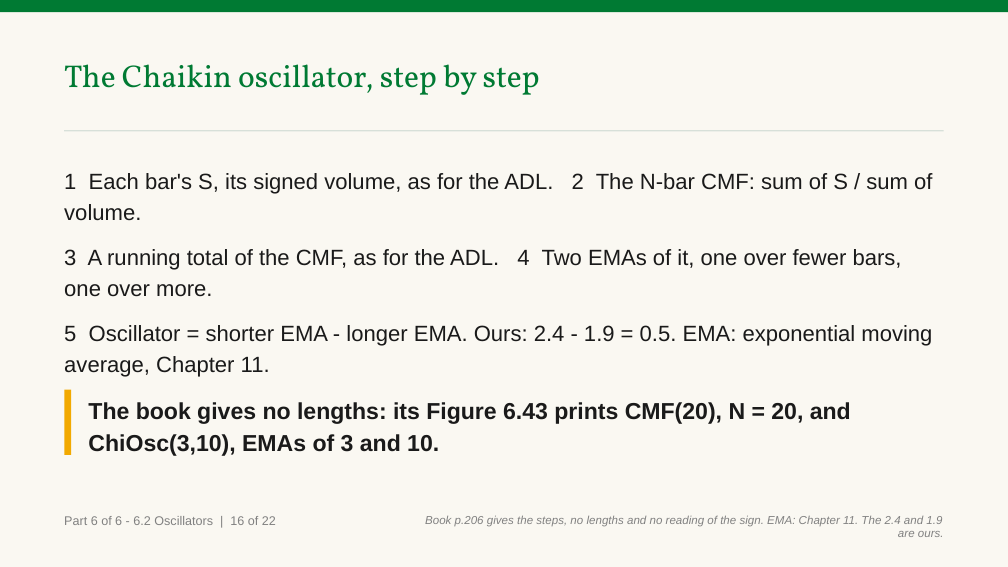
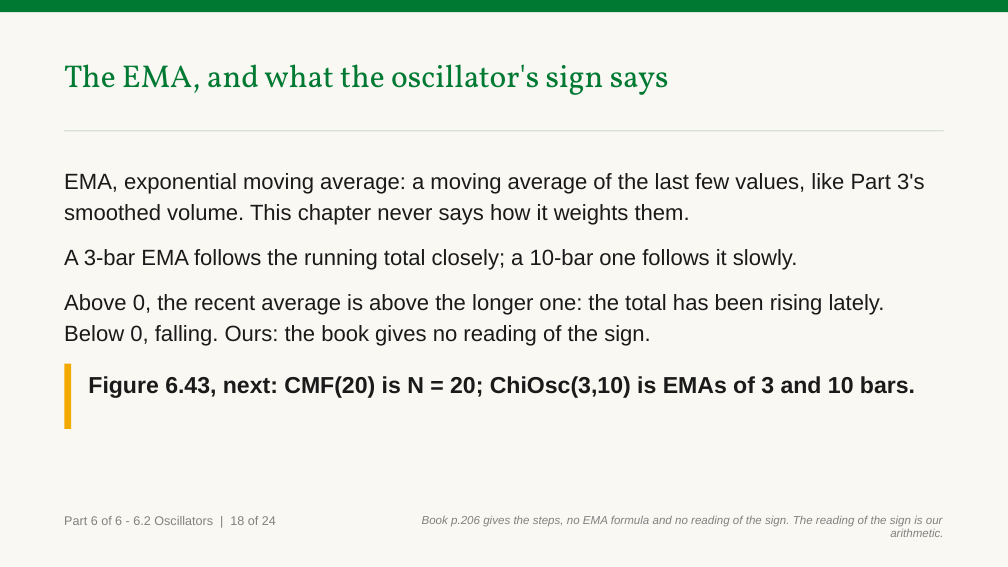
Before and after one commit to benjiesotelo-sudo/Telos_FIN1209, a slide deck: slide 161 of chapter-06/FIN1209-Chapter-06.pptx (slide 159 before the commit). Drawn at 1008x567 pixels with LibreOffice and Linux fonts; fonts in the diff are those of the drawing. Boxes give left, top, right and bottom in pixels: in the first picture for what was removed or moved away, otherwise in the second. Text is boxed around its words. In the diff, an @@ line names an element or a change of style, - is before the commit and + after.

```diff
--- a/chapter-06/FIN1209-Chapter-06.pptx
+++ b/chapter-06/FIN1209-Chapter-06.pptx
@@ text at (64,64,669,95): text changed @@
-The Chaikin oscillator, step by step
+The EMA, and what the oscillator's sign says
@@ text at (64,173,925,346): text changed @@
-1 Each bar's S, its signed volume, as for the ADL. 2 The N-bar CMF: sum of S / sum of volume.
-3 A running total of the CMF, as for the ADL. 4 Two EMAs of it, one over fewer bars, one over more.
-5 Oscillator = shorter EMA - longer EMA. Ours: 2.4 - 1.9 = 0.5. EMA: exponential moving average, Chapter 11.
+EMA, exponential moving average: a moving average of the last few values, like Part 3's smoothed volume. This chapter never says how it weights them.
+A 3-bar EMA follows the running total closely; a 10-bar one follows it slowly.
+Above 0, the recent average is above the longer one: the total has been rising lately. Below 0, falling. Ours: the book gives no reading of the sign.
@@ rectangle: place and size @@
-rectangle at (64,389,71,454)
+rectangle at (64,364,71,429)
@@ text at (88,376,915,398): text changed @@
-The book gives no lengths: its Figure 6.43 prints CMF(20), N = 20, and ChiOsc(3,10), EMAs of 3 and 10.
+Figure 6.43, next: CMF(20) is N = 20; ChiOsc(3,10) is EMAs of 3 and 10 bars.
@@ text at (64,516,276,525): text changed @@
-Part 6 of 6 - 6.2 Oscillators | 16 of 22
+Part 6 of 6 - 6.2 Oscillators | 18 of 24
@@ text at (422,515,943,537): text changed @@
-Book p.206 gives the steps, no lengths and no reading of the sign. EMA: Chapter 11. The 2.4 and 1.9 are ours.
+Book p.206 gives the steps, no EMA formula and no reading of the sign. The reading of the sign is our arithmetic.
```
Also in this commit, not shown: 26 other slides changed, 4 slides added, 3 other files.
